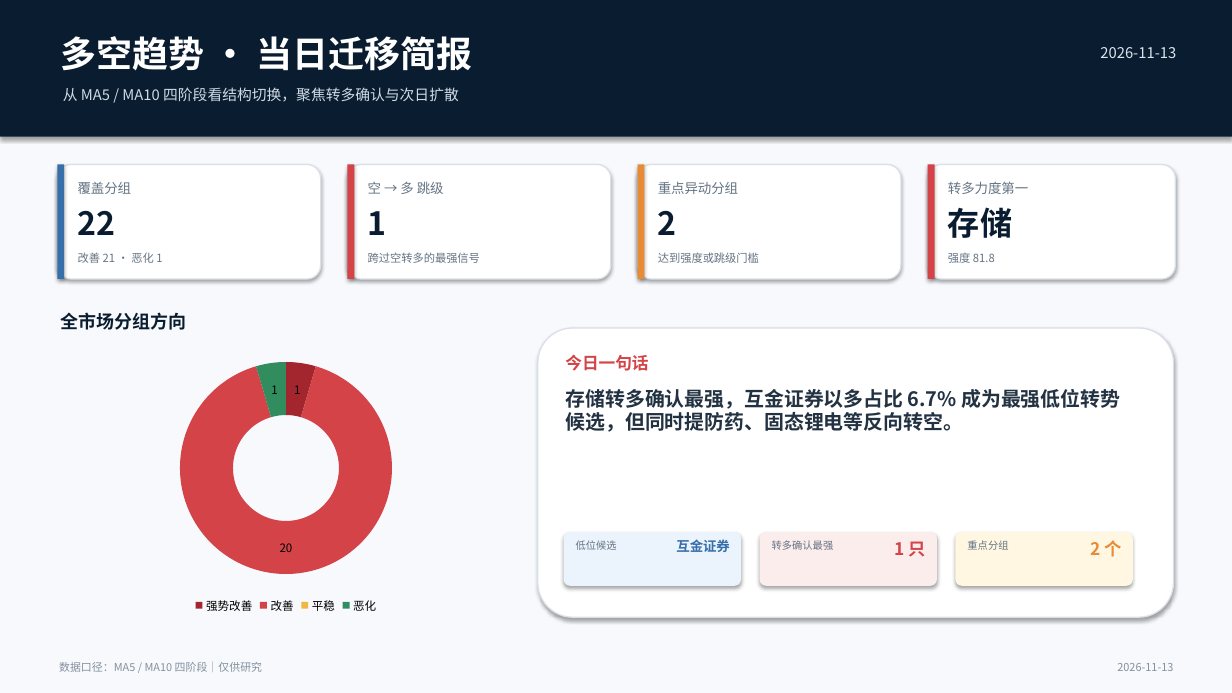
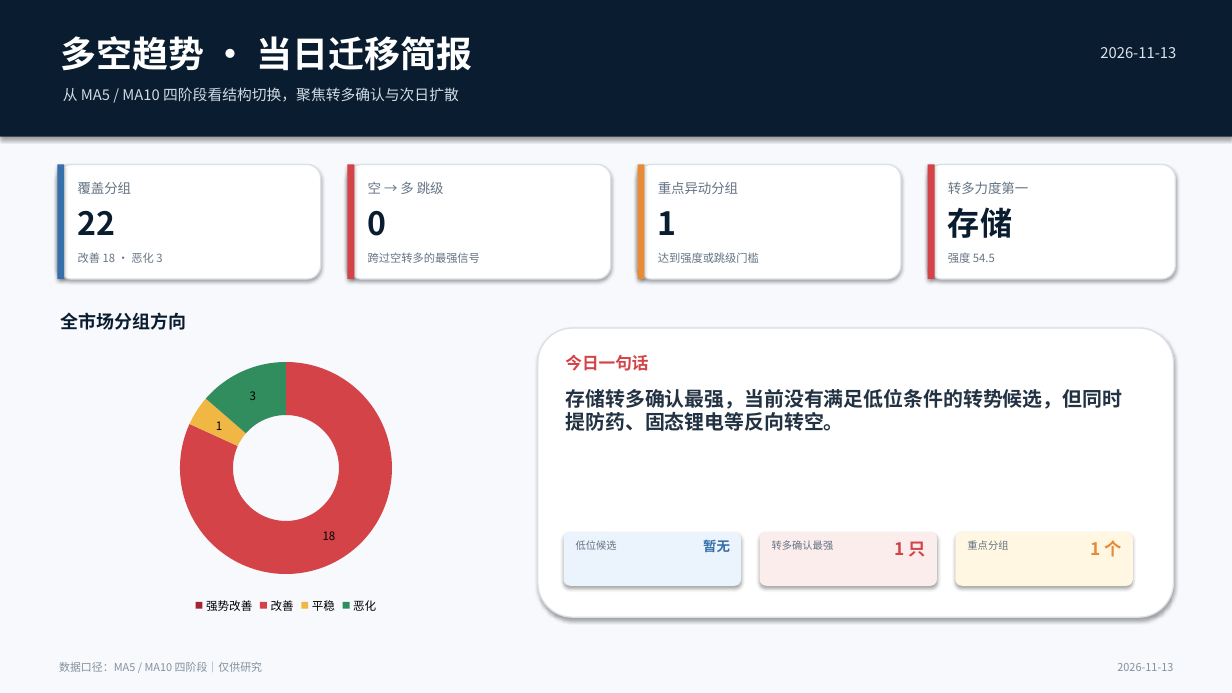
Before and after one commit to nancybhc/a-share-blast-lab, a slide deck: slide 1 of assets/多空阶段简报_2026-11-13.pptx. Drawn at 1232x693 pixels with LibreOffice and Linux fonts; fonts in the diff are those of the drawing. Boxes give left, top, right and bottom in pixels: in the first picture for what was removed or moved away, otherwise in the second. Text is boxed around its words. In the diff, an @@ line names an element or a change of style, - is before the commit and + after.

```diff
--- a/assets/多空阶段简报_2026-11-13.pptx
+++ b/assets/多空阶段简报_2026-11-13.pptx
@@ text at bbox=[368, 211, 387, 236]: text changed @@
-1
+0
@@ text at bbox=[658, 211, 677, 235]: text changed @@
-2
+1
@@ text at bbox=[78, 252, 162, 263]: text changed @@
-改善 21 · 恶化 1
+改善 18 · 恶化 3
@@ text at bbox=[948, 253, 995, 263]: text changed @@
-强度 81.8
+强度 54.5
@@ doughnut chart at bbox=[67, 349, 506, 617] @@
-Series 1: 1, 20, 0, 1
+Series 1: 0, 18, 1, 3
@@ text at bbox=[566, 389, 1123, 431]: text changed @@
-存储转多确认最强，互金证券以多占比 6.7% 成为最强低位转势候选，但同时提防药、固态锂电等反向转空。
+存储转多确认最强，当前没有满足低位条件的转势候选，但同时提防药、固态锂电等反向转空。
@@ text at bbox=[703, 539, 730, 552]: text changed @@
-互金证券
+暂无
@@ text at bbox=[1090, 540, 1122, 557]: text changed @@
-2 个
+1 个
```
Also in this commit, not shown: 3 other slides changed, 9 other files.
